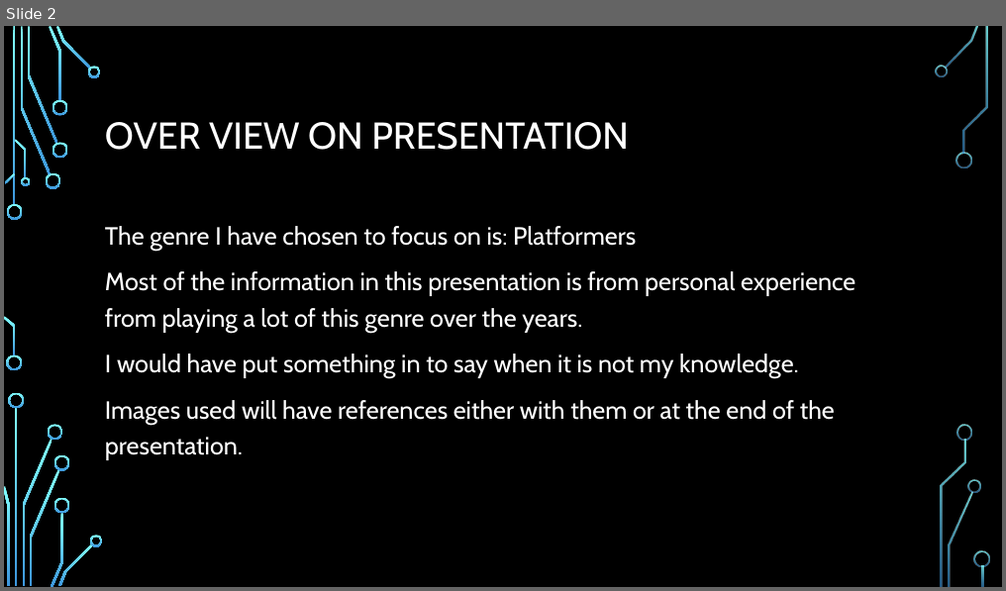
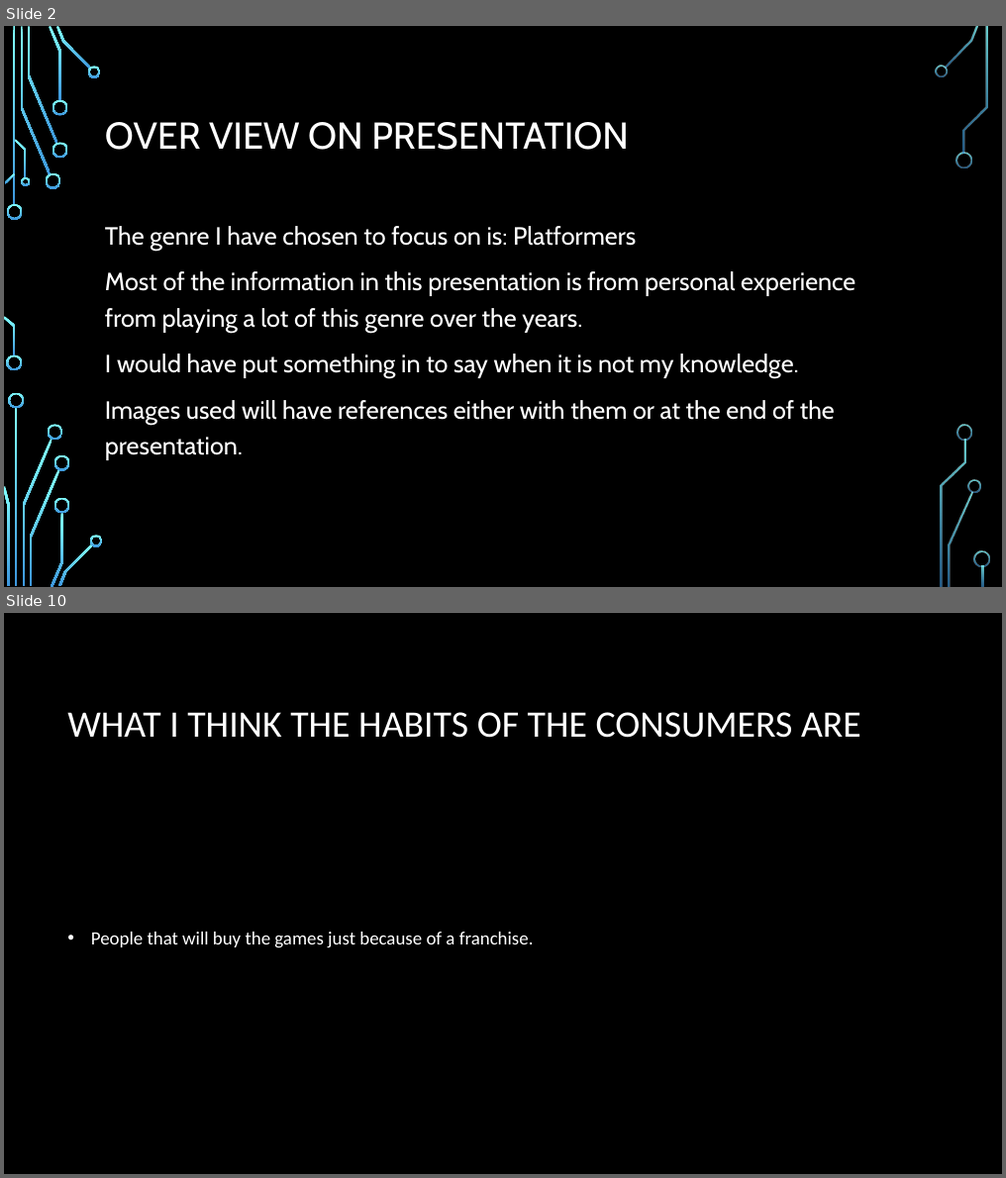
Before and after one commit to Stampard0/Assessments, a slide deck: Informational Technology (Game Design)/Part 1 Redo/Cluster - Introduction to Game Design/AT01/AT01 Video Game Case Study.pptx. Shown one above the other, each under a label of ours: slide 2 before the commit, slides 2 and 10 after it; the slides between them are not shown. The pictures are 1006x591 and 1006x1178 pixels, drawn with LibreOffice and Linux fonts; fonts in the diff are those of the drawing; background and template pictures are left out. Boxes give left, top, right and bottom in pixels: in the first picture for what was removed or moved away, otherwise in the second. Text is boxed around its words. In the diff, an @@ line names an element or a change of style, - is before the commit and + after.

```diff
--- a/Informational Technology (Game Design)/Part 1 Redo/Cluster - Introduction to Game Design/AT01/AT01 Video Game Case Study.pptx
+++ b/Informational Technology (Game Design)/Part 1 Redo/Cluster - Introduction to Game Design/AT01/AT01 Video Game Case Study.pptx
@@ slide 10 added at [4,613,1002,1174], background picture (left out) @@
@@ title added at [67,712,861,738], 36 pt, text #FFFFFF @@
+WHAT I THINK THE HABITS OF THE CONSUMERS ARE
@@ text added at [91,932,534,949], 18 pt, text #FFFFFF @@
+• People that will buy the games just because of a franchise.
```
Also in this commit, not shown: 1 slide changed, 8 other slides added, 1 other file.
